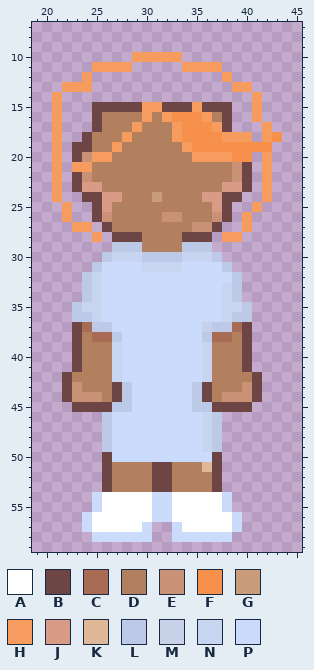
Edited in one commit: pixel-art file (Assets_Source/Aseprite/Characters/Aseprite files/Bagunça/TUDO64PX.aseprite). Above: the version before the commit.
64x64 pixels, 1 frame. Colours within 5 levels of each other are drawn and written as one. Shown: x 19..45, y 7..59.
Visible layers, top first: "NPC Patient 6 - hair n face", "patient clothes", "base BS - front".
Palette (. is transparent): A #ffffff  B #6d4545  C #a86c54  D #b3805f  E #c99175  F #f6904a  G #c99c7a  H #f69c5e  J #d99b85  K #dfb995  L #bccae8  M #c7d2e8  N #c7d5f1  P #cbdbfc
Pixels before, first column x 21:
10 ........HHHHH..........
11 ....HHHH.....HHHH......
12 ...H.............H.....
13 .HHH..............HH...
14 H...................H..
15 H...BBBBBHHBBBHBBB..H..
16 H...BDDDDHDHFFFHDB..H..
17 H...BDDDHDDDHFFFHB...H.
18 H..BDDDHDDDDHFFFFHHH.HF
19 H.BBDDHDDDDDDHFFFFFFFF.
20 H.BEHHDDDDDDDDHHHHFF.H.
21 H.HHDDDDDDDDDDDDDDEB.H.
22 H.BEDDDDDDDDDDDDDDEB.H.
23 H.BJJDDDDDDDDDDDDJJB.H.
24 H..BBJJDDDGDDDDJJBB..H.
25 .H..BJDDDDDDDDDDJB..H..
26 .H..BEDDDDDEEDDDEB.H...
27 ..HH.BDDDDDDDDEEB..H...
28 ....H.BBBDDDDBBB.HH....
29 ......LLLDDDDLLL.......
30 .....LNNNLLLLNNNL......
31 ....LPPPPNNNNPPPPL.....
32 ...LNPPPPPPPPPPPPPL....
33 ...LNPPPPPPPPPPPPNL....
34 ...LNPPPPPPPPPPPPNL....
35 ..LNNPPPPPPPPPPPPNNL...
36 ..LLNPPPPPPPPPPPPNLL...
37 ..BCLLPPPPPPPPPMLLCB...
38 ..BDCCLPPPPPPPPLCCDB...
39 ..BDDDNPPPPPPPPNDDDB...
40 ..BDDDNPPPPPPPPNDDDB...
41 ..BDDDNPPPPPPPPNDDDB...
42 .BDDDDNPPPPPPPPNDDDDB..
43 .BEDDDBLPPPPPPLBDDDEB..
44 .BEEEDBLPPPPPPLBDEEEB..
45 ..BBBBLLPPPPPPLLBBBB...
46 .....LPPPPPPPPPNL......
47 .....LPPPPPPPPPNL......
48 .....LPPPPPPPPPNL......
49 .....LPPPPPPPPPNL......
50 .....BPPPPPPPPPPB......
51 .....BDDDDBBDDDKB......
52 .....BDDDDBBDDDDB......
53 .....BDDDDBBDDDDB......
54 ....PAAAAAPPAAAAAP.....
55 ....PAAAAAPPAAAAAP.....
56 ...PAAAAAAPPAAAAAAP....
57 ...PAAAAAP..PAAAAAP....
58 ....PPPPPP..PPPPPP.....
After the commit:
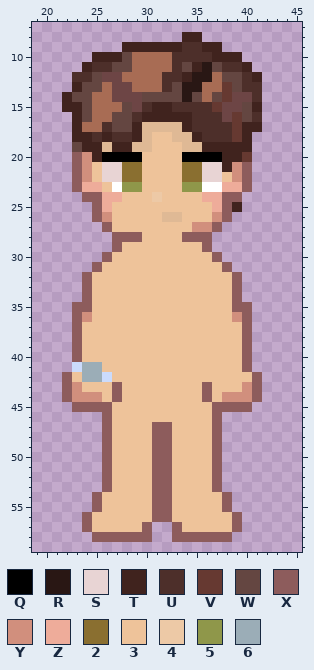
Colours new in this view: Q #000000  R #291714  S #e8d4d4  T #40231e  U #4d2f2a  V #663931  W #644641  X #8d5c5c  Y #d18f7d  Z #eeac9a  2 #8a6f30  3 #eec39a  4 #edc9a6  5 #8f974a  6 #9badb7
Difference:
layer "base BS - front" now hidden
layer "base - front" now shown
layer "patient clothes" now hidden
layer "Adrian - hair n face" now shown
layer "NPC Patient 6 - hair n face" now hidden
Changed rows in their new state; - is an unchanged pixel.
first column x 21:
 8 -------------TT--------
 9 -------TTTTTTUUTT------
10 ----TTTWCCCCUUUUTTT----
11 ---TUUWWCCCCUWTRWUUT---
12 --UUWBBCCCCUUTRRCWWUT--
13 -.TWWCBBCCCUWRRCCVWUU--
14 .TWWCCBBBWWWWRWCWVBBU--
15 .TTWCCCW-UTTUUUUV-BWT--
16 .-TWCCWWUTTTTTUUU-VWU--
17 .-TCCUWWTKKKKTUUUUVTT.-
18 .-TTUTUUTK33KKTUUUVT-..
19 .-WTTKTTKK333KKTTTTT..-
20 .-XYTQQQQ3333QQQQTTV-.-
21 .-XY3SS22333322SSTYX-.-
22 .-XY3SS22333322SS3YX-.-
23 .-XZZ3A55333355AAZZX-.-
24 .--XXZZ33343333ZZXX--.-
25 -.--XZ3333333333ZXT-.--
26 -.--XY33333KK333YX-.---
27 --..-X33333333YYX--.---
28 ----.-XXX3333XXX-..----
29 ------X33333333X-------
30 -----X3333333333X------
31 ----X333333333333X-----
32 ---X33333333333333X----
33 ---X33333333333333X----
34 ---X33333333333333X----
35 --XX33333333333333XX---
36 --XY33333333333333YX---
37 --X3333333333333333X---
38 --X3333333333333333X---
39 --X3333333333333333X---
40 --X3333333333333333X---
41 --P6633333333333333X---
42 -X366P33333333333333X--
43 -XY333X33333333X333YX--
44 -XYYY3X33333333X3YYYX--
45 --XXXX3333333333XXXX---
46 -----X3333333333X------
47 -----X3333XX3333X------
48 -----X3333XX3333X------
49 -----X3333XX3333X------
50 -----X3333XX3333X------
51 -----X3333XX3333X------
52 -----X3333XX3333X------
53 -----X3333XX3333X------
54 ----X33333XX33333X-----
55 ----X33333XX33333X-----
56 ---X333333XX333333X----
57 ---X33333X--X33333X----
58 ----XXXXXX--XXXXXX-----
